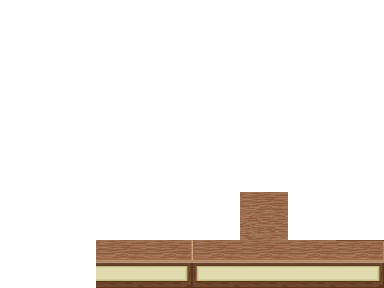
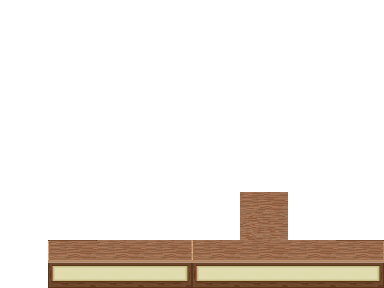
The second (384, 288) image is a revision of the first. Changes to its layers:
pixels changed over 48, 240, 97, 288 (layer not identified)
